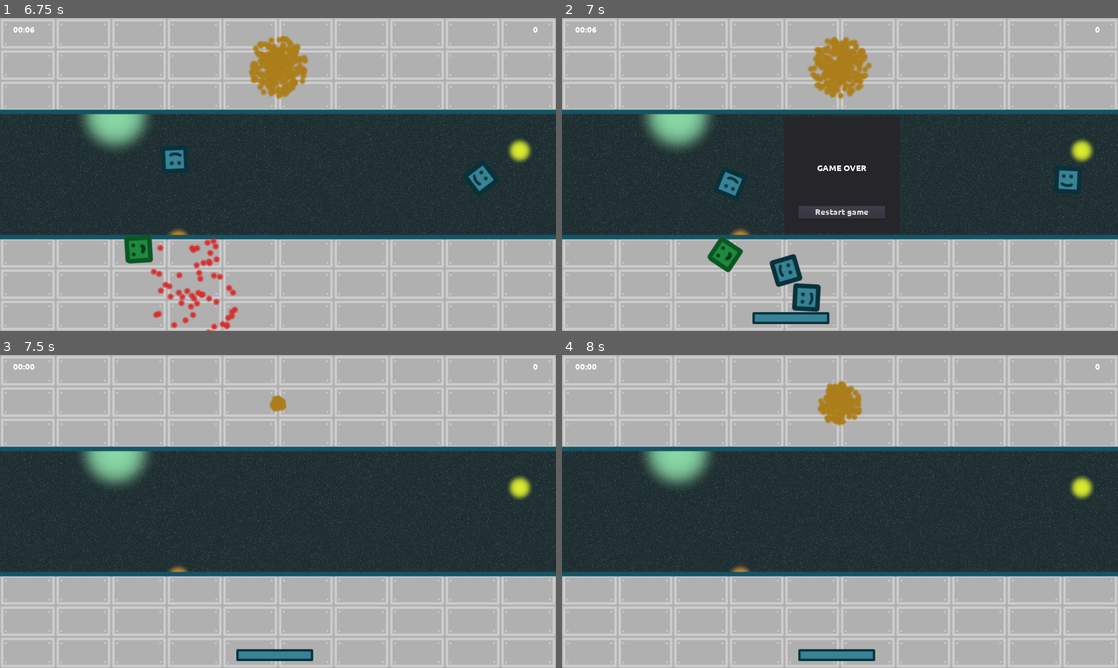
Above: before the commit, frames 1-4 (two rows, left to right).
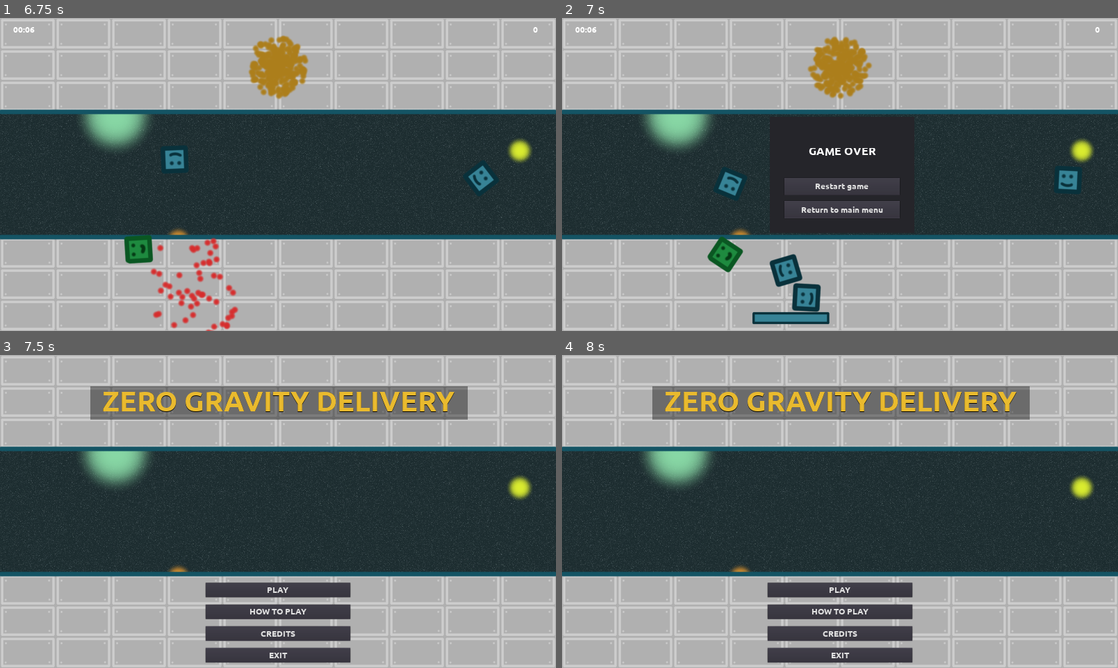
Above: after the commit, the same moments.

Repository: moisesjbc/ludum-dare-53
Game: Godot game, scene res://gui/main_menu/main_menu.tscn
Two runs of this game, one before a commit and one after it. Both use one fixed random seed, a clock stepped at 60 frames per second and the inputs below.
Inputs (mouse positions are in pixels of both pictures, inside the frame that each line leads up to):
- Up to frame 1 (6.75 s): click "PLAY" at 0.5 s; tap Enter at 1.25 s; hold Right (ui_right) 1.28-2.03 s; tap Space at 1.52, 2.27, 3.77, 4.52, 5.27 s; hold Left (ui_left) 2.03-2.78 s; hold Right (ui_right) 2.78-4.28 s; hold Left (ui_left) 4.28-6.53 s; hold Right (ui_right) from 6.53 s (still down)
- Up to frame 2 (7 s): keep holding Right (ui_right); tap Space at 6.77 s
- Up to frame 3 (7.5 s): release Right (ui_right) at 7.25 s; click (278, 545) at 7.25 s, where only the run after the commit has a clickable "Return to main menu"
- Up to frame 4 (8 s): no input

Frame 1 is identical in both runs. In frame 2, 1.7% of the frame differs, in the area x 37-64%, y 31-69%; in frame 3, 12%; in frame 4, 12%, in the area x 2-97%, y 2-99%.

Commit message:
Add button for navigating from game over to main menu

Diff:
--- a/godot-project/gameplay/gui/game_over.gd
+++ b/godot-project/gameplay/gui/game_over.gd
@@ -10,3 +10,9 @@
 	get_tree().paused = false
 	visible = false
 	get_tree().reload_current_scene()
+
+
+func _on_main_menu_button_pressed():
+	get_tree().paused = false
+	visible = false
+	get_tree().change_scene("res://gui/main_menu/main_menu.tscn")
--- a/godot-project/gameplay/gui/game_over.tscn
+++ b/godot-project/gameplay/gui/game_over.tscn
@@ -5,7 +5,7 @@
 [ext_resource path="res://gameplay/gui/game_over.gd" type="Script" id=3]
 
 [sub_resource type="DynamicFont" id=1]
-size = 30
+size = 40
 font_data = ExtResource( 1 )
 
 [node name="game_over" type="CenterContainer"]
@@ -15,11 +15,11 @@
 script = ExtResource( 3 )
 
 [node name="panel" type="Panel" parent="."]
-margin_left = 760.0
+margin_left = 710.0
 margin_top = 340.0
-margin_right = 1160.0
+margin_right = 1210.0
 margin_bottom = 740.0
-rect_min_size = Vector2( 400, 400 )
+rect_min_size = Vector2( 500, 400 )
 
 [node name="margin_container" type="MarginContainer" parent="panel"]
 anchor_right = 1.0
@@ -32,12 +32,13 @@
 [node name="vbox_container" type="VBoxContainer" parent="panel/margin_container"]
 margin_left = 50.0
 margin_top = 50.0
-margin_right = 350.0
+margin_right = 450.0
 margin_bottom = 350.0
+custom_constants/separation = 20
 
 [node name="title" type="Label" parent="panel/margin_container/vbox_container"]
-margin_right = 300.0
-margin_bottom = 267.0
+margin_right = 400.0
+margin_bottom = 140.0
 size_flags_vertical = 3
 custom_fonts/font = SubResource( 1 )
 text = "GAME OVER"
@@ -45,9 +46,18 @@
 valign = 1
 
 [node name="restart_button" parent="panel/margin_container/vbox_container" instance=ExtResource( 2 )]
-margin_top = 271.0
-margin_right = 300.0
-margin_bottom = 300.0
+margin_top = 160.0
+margin_right = 400.0
+margin_bottom = 220.0
+rect_min_size = Vector2( 0, 60 )
 text = "Restart game"
 
+[node name="main_menu_button" parent="panel/margin_container/vbox_container" instance=ExtResource( 2 )]
+margin_top = 240.0
+margin_right = 400.0
+margin_bottom = 300.0
+rect_min_size = Vector2( 0, 60 )
+text = "Return to main menu"
+
 [connection signal="pressed" from="panel/margin_container/vbox_container/restart_button" to="." method="_on_restart_button_pressed"]
+[connection signal="pressed" from="panel/margin_container/vbox_container/main_menu_button" to="." method="_on_main_menu_button_pressed"]
